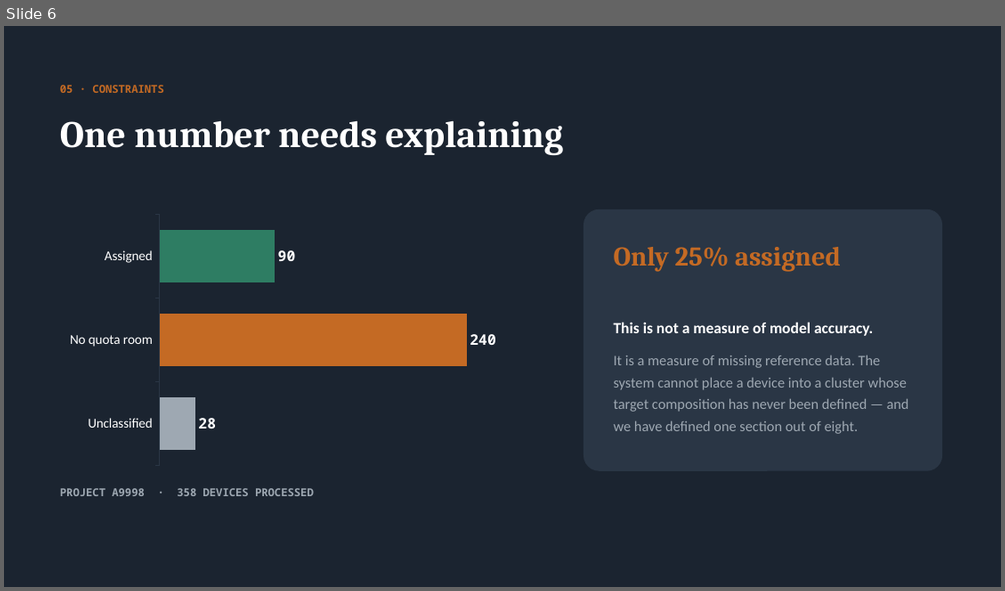
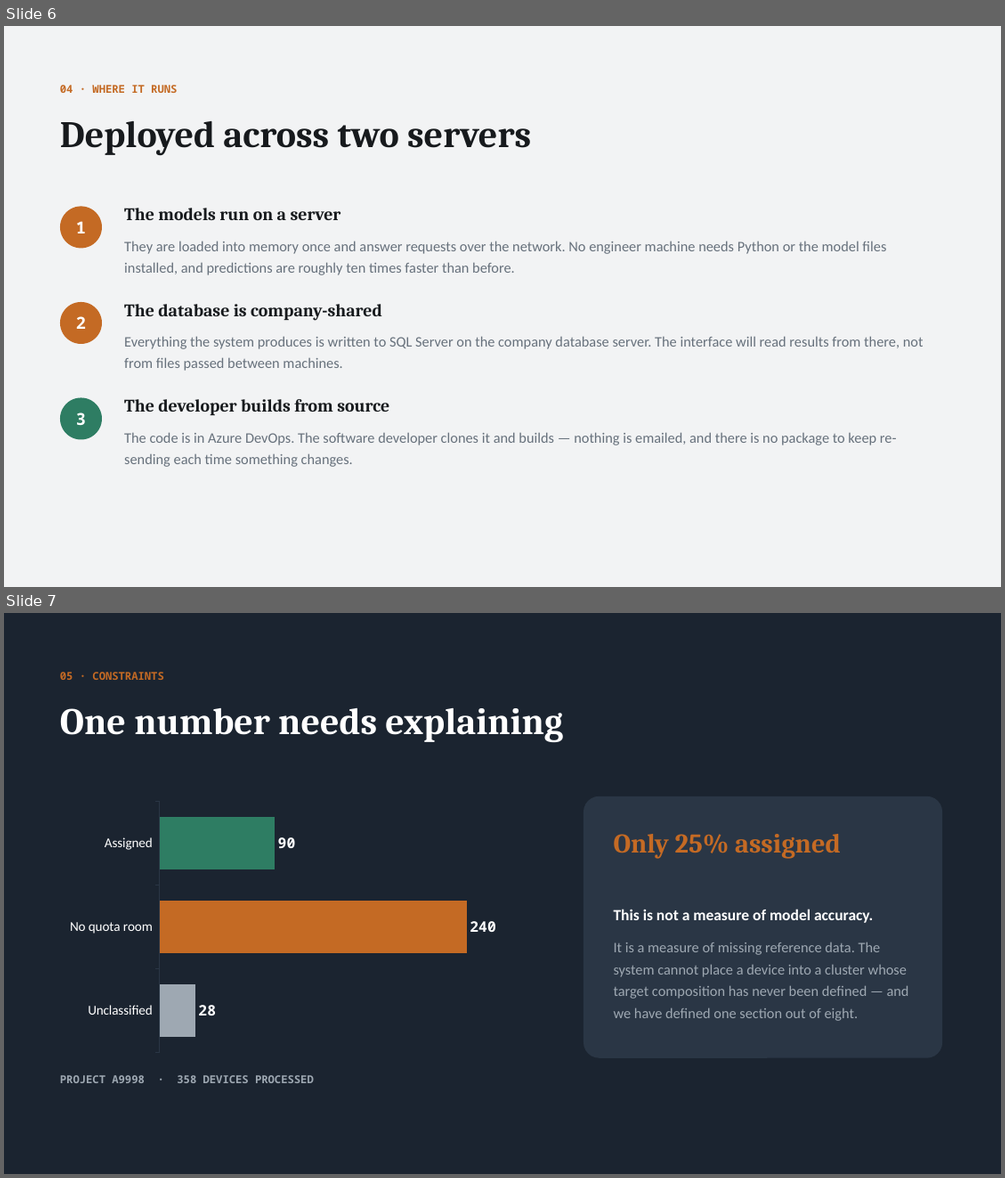
Before and after one commit to Syaziyah30/DeviceCluster, a slide deck: handoff/DeviceCluster-Briefing.pptx. Shown one above the other, each under a label of ours: slide 6 before the commit, slides 6 and 7 after it. The pictures are 1005x591 and 1005x1178 pixels, drawn with LibreOffice and Linux fonts; fonts in the diff are those of the drawing. Boxes give left, top, right and bottom in pixels: in the first picture for what was removed or moved away, otherwise in the second. Text is boxed around its words. In the diff, an @@ line names an element or a change of style, - is before the commit and + after.

```diff
--- a/handoff/DeviceCluster-Briefing.pptx
+++ b/handoff/DeviceCluster-Briefing.pptx
@@ slide 6 added at (4,26,1001,587), background #FFFFFF @@
@@ rectangle added at (4,26,1001,587), fill #F2F3F4 @@
@@ text added at (60,85,177,93), 10.5 pt, text #C46A24, bold @@
+04 · WHERE IT RUNS
@@ text added at (60,120,531,156), 36 pt, text #171A1D, bold @@
+Deployed across two servers
@@ ellipse added at (60,206,102,248), fill #C46A24, 16 pt, text #FFFFFF, bold @@
+1
@@ text added at (124,208,341,220), 17 pt, text #171A1D, bold @@
+The models run on a server
@@ text added at (124,240,886,275), 14 pt, text #67717C @@
+They are loaded into memory once and answer requests over the network. No engineer machine needs Python or the model files installed, and predictions are roughly ten times faster than before.
@@ ellipse added at (60,302,102,344), fill #C46A24, 16 pt, text #FFFFFF, bold @@
+2
@@ text added at (124,304,382,321), 17 pt, text #171A1D, bold @@
+The database is company-shared
@@ text added at (124,336,923,370), 14 pt, text #67717C @@
+Everything the system produces is written to SQL Server on the company database server. The interface will read results from there, not from files passed between machines.
@@ ellipse added at (60,398,102,440), fill #2E7D63, 16 pt, text #FFFFFF, bold @@
+3
@@ text added at (124,399,389,416), 17 pt, text #171A1D, bold @@
+The developer builds from source
@@ text added at (124,432,897,467), 14 pt, text #67717C @@
+The code is in Azure DevOps. The software developer clones it and builds — nothing is emailed, and there is no package to keep re-sending each time something changes.
@@ what was slide 6 is now slide 7 @@
```
Also in this commit, not shown: 4 slides changed.
